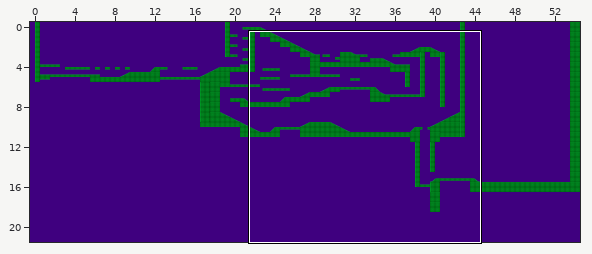
Level history. Tiled map: assets/levels/R1/Z2.tmx. Above: a wide view before the commit, with the close-up outlined.
Close-up. Before:
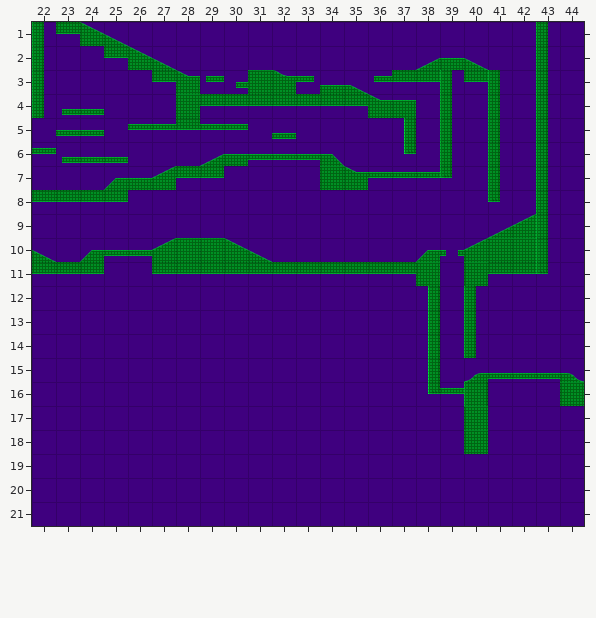
Cells are 128x128 px. Shown: x 22..44, y 1..21.
After the commit:
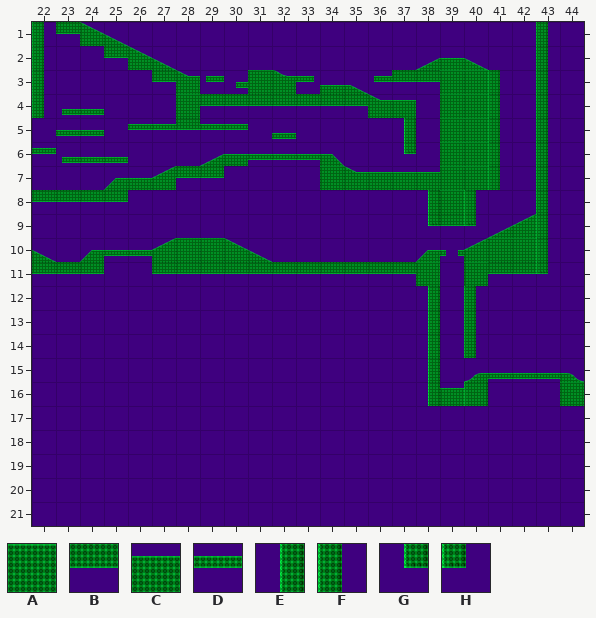
Key: from "128x128": A 11, B 15, C 23, D 24, E 27, F 28, G 29, H 30.
_ is an empty cell.
The exact change:
Layer "LAYER0":
Tile B gives way to tile A in row 3 at x 40.
Tile F gives way to tile A in rows 3 to 6 at x 39.
Tile H gives way to tile A in row 7 at x 39.
The edit adds tile A in rows 4 to 7 at x 40; in row 8 at x 39.
The edit adds tile B in row 9 at x 39.
Tile D gives way to tile C in row 7 at x 36 to 38; in row 16 at x 39.
Tile G gives way to tile E in row 16 at x 38.
The edit adds tile E in row 8 at x 38.
The edit adds tile F in row 8 at x 40.
The edit adds tile G in row 9 at x 38.
The edit adds tile H in row 9 at x 40.
Tile A is gone in rows 17 to 18 at x 40.
Tile H is gone in row 8 at x 41.
Boxes around the changes in both close-ups, in picture pixels (x1, y1, x2, y2):
changed: (368, 70, 500, 226)
changed: (428, 391, 488, 454)
